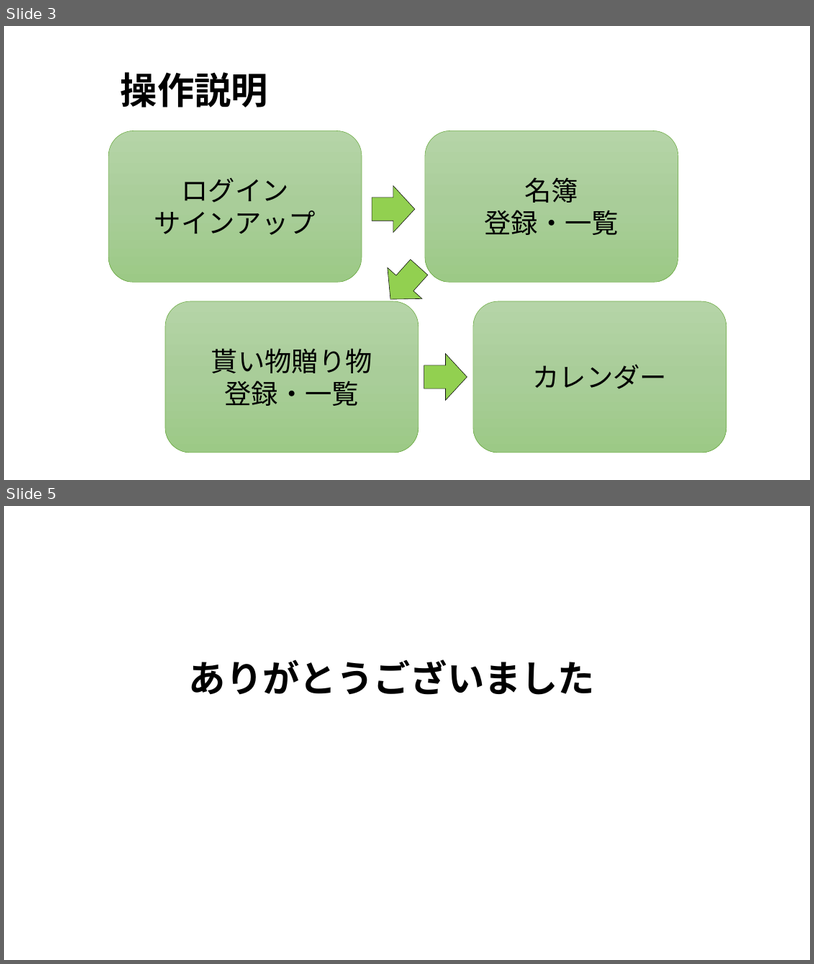
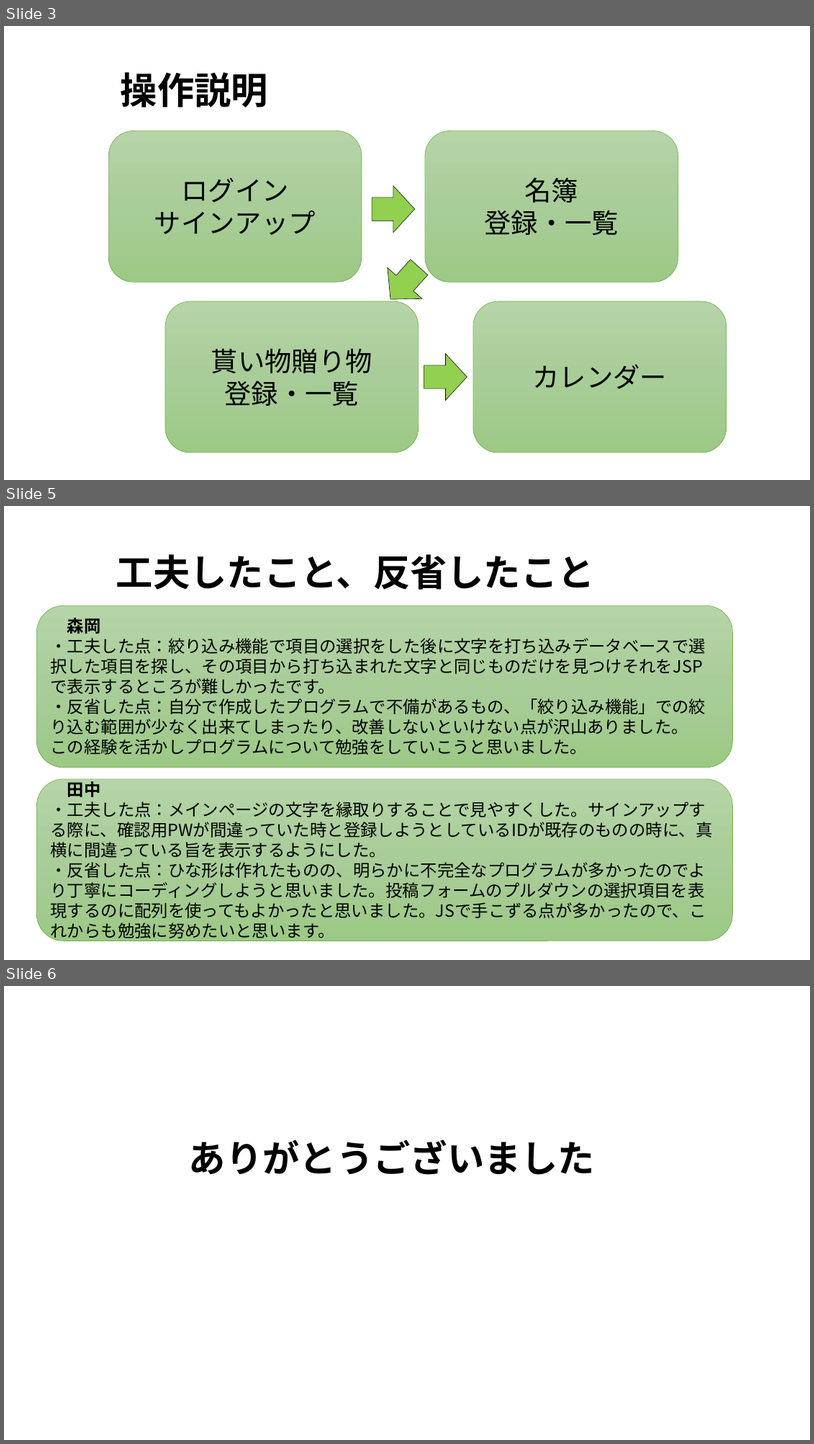
Before and after one commit to kou30/team_forest, a slide deck: document/プレゼンテーション資料/縁count.pptx. Shown one above the other, each under a label of ours: slides 3 and 5 before the commit, slides 3, 5 and 6 after it; the slides between them are not shown. The pictures are 814x964 and 814x1444 pixels, drawn with LibreOffice and Linux fonts; fonts in the diff are those of the drawing; background and template pictures are left out. Boxes give left, top, right and bottom in pixels: in the first picture for what was removed or moved away, otherwise in the second. Text is boxed around its words. In the diff, an @@ line names an element or a change of style, - is before the commit and + after.

```diff
--- a/document/プレゼンテーション資料/縁count.pptx
+++ b/document/プレゼンテーション資料/縁count.pptx
@@ slide 5 added at [4,506,810,960], background picture (left out) @@
@@ title added at [116,554,595,590], 44 pt, text #000000, bold @@
+工夫したこと、反省したこと
@@ rounded rectangle added at [36,605,733,767], fill gradient #B5D5A7 to #AACE9A to #9CC987, outline #70AD47 0.5 pt, 20 pt, text #000000 @@
+森岡
+・工夫した点：絞り込み機能で項目の選択をした後に文字を打ち込みデータベースで選択した項目を探し、その項目から打ち込まれた文字と同じものだけを見つけそれをJSPで表示するところが難しかったです。
+・反省した点：自分で作成したプログラムで不備があるもの、「絞り込み機能」での絞り込む範囲が少なく出来てしまったり、改善しないといけない点が沢山ありました。
+この経験を活かしプログラムについて勉強をしていこうと思いました。
@@ rounded rectangle added at [36,779,733,940], fill gradient #B5D5A7 to #AACE9A to #9CC987, outline #70AD47 0.5 pt, 20 pt, text #000000 @@
+田中
+・工夫した点：メインページの文字を縁取りすることで見やすくした。サインアップする際に、確認用PWが間違っていた時と登録しようとしているIDが既存のものの時に、真横に間違っている旨を表示するようにした。
+・反省した点：ひな形は作れたものの、明らかに不完全なプログラムが多かったのでより丁寧にコーディングしようと思いました。投稿フォームのプルダウンの選択項目を表現するのに配列を使ってもよかったと思いました。JSで手こずる点が多かったので、これからも勉強に努めたいと思います。
@@ what was slide 5 is now slide 6 @@
```
Also in this commit, not shown: 1 slide changed, 3 other files.
